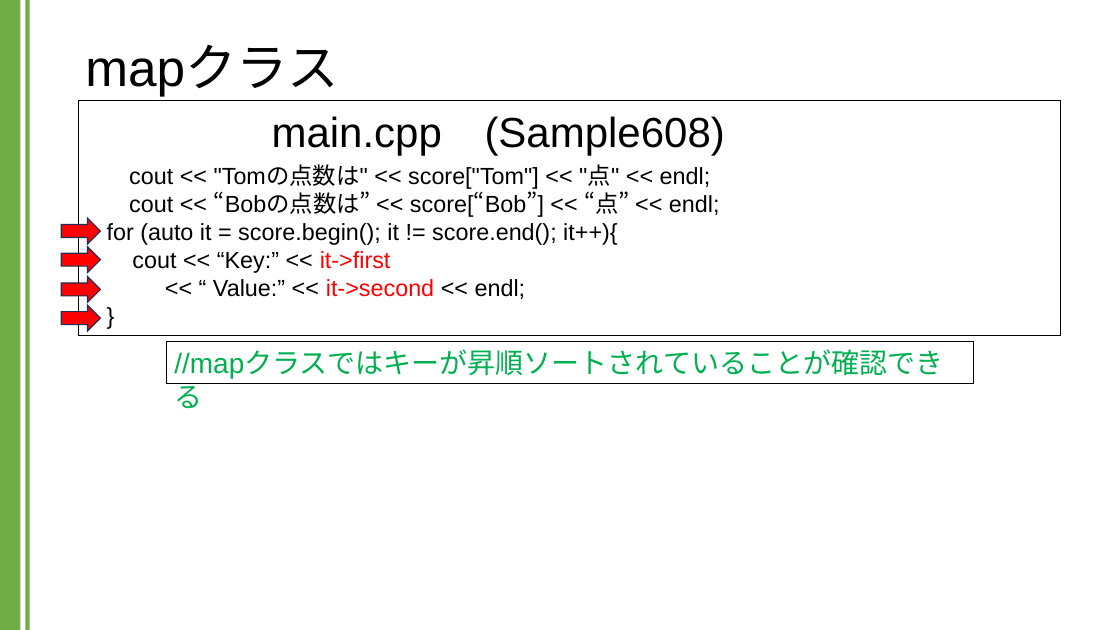
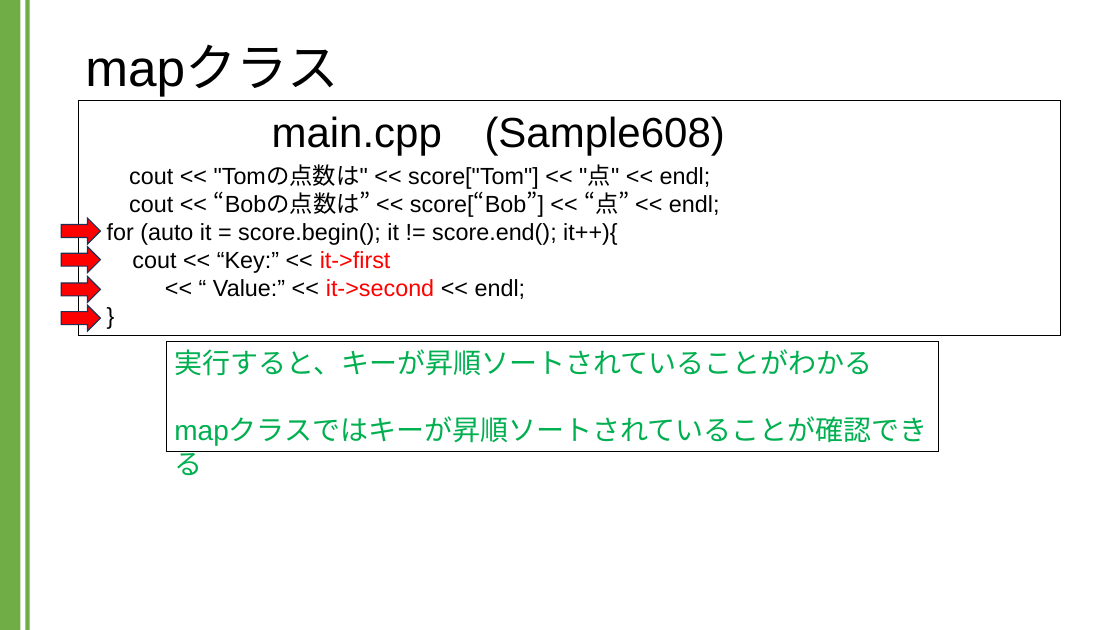
Before and after one commit to kic-murata/cpp2024, a slide deck: slide 11 of 授業資料/講義資料：Mapクラス.pptx. Drawn at 1120x630 pixels with LibreOffice and Linux fonts; fonts in the diff are those of the drawing. Boxes give left, top, right and bottom in pixels: in the first picture for what was removed or moved away, otherwise in the second. Text is boxed around its words. In the diff, an @@ line names an element or a change of style, - is before the commit and + after.

```diff
--- a/授業資料/講義資料：Mapクラス.pptx
+++ b/授業資料/講義資料：Mapクラス.pptx
@@ rectangle "実行すると、キーが昇順ソートされていることがわかる mapクラスではキーが昇順ソートされていることが確認できる": place and size @@
-rectangle "実行すると、キーが昇順ソートされていることがわかる mapクラスではキーが昇順ソートされていることが確認できる" at bbox=[166, 342, 974, 384]
+rectangle "実行すると、キーが昇順ソートされていることがわかる mapクラスではキーが昇順ソートされていることが確認できる" at bbox=[166, 342, 939, 452]
@@ text in rectangle at bbox=[174, 349, 872, 376]: text changed @@
-//mapクラスではキーが昇順ソートされていることが確認できる
+実行すると、キーが昇順ソートされていることがわかる
+mapクラスではキーが昇順ソートされていることが確認できる
```
Also in this commit, not shown: 6 other slides changed, 1 slide added, 1 slide removed.
